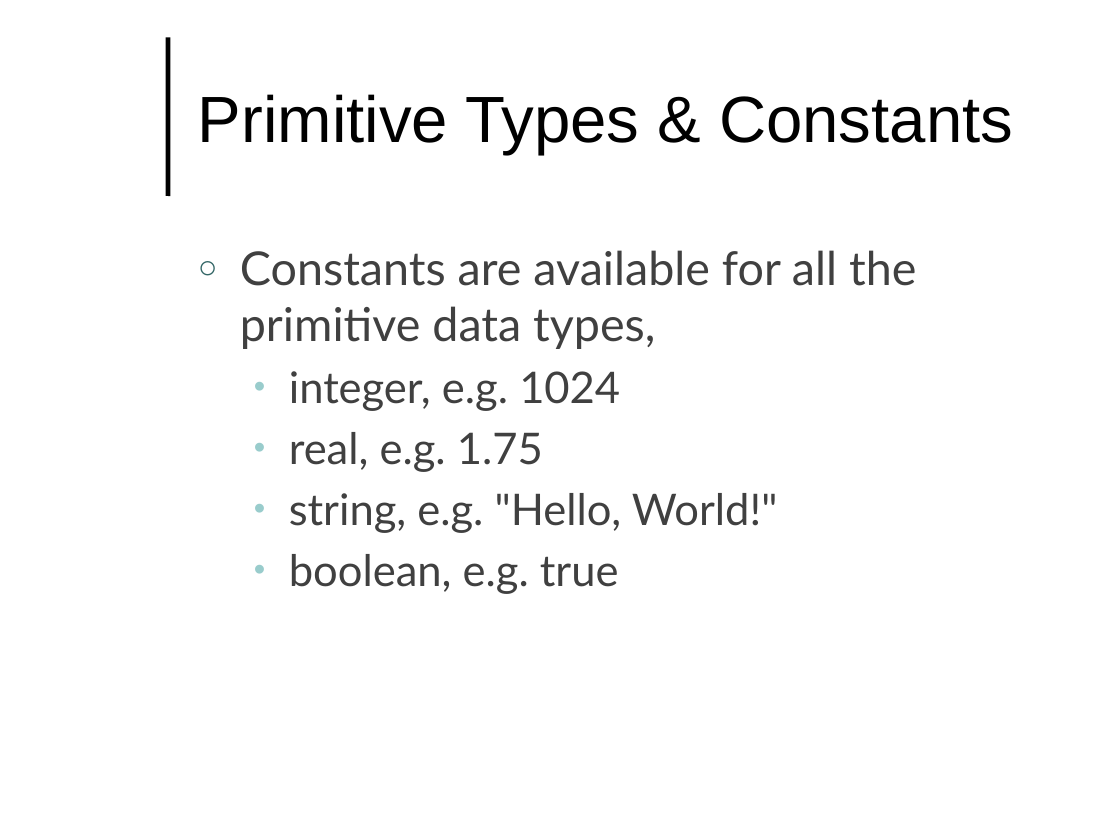
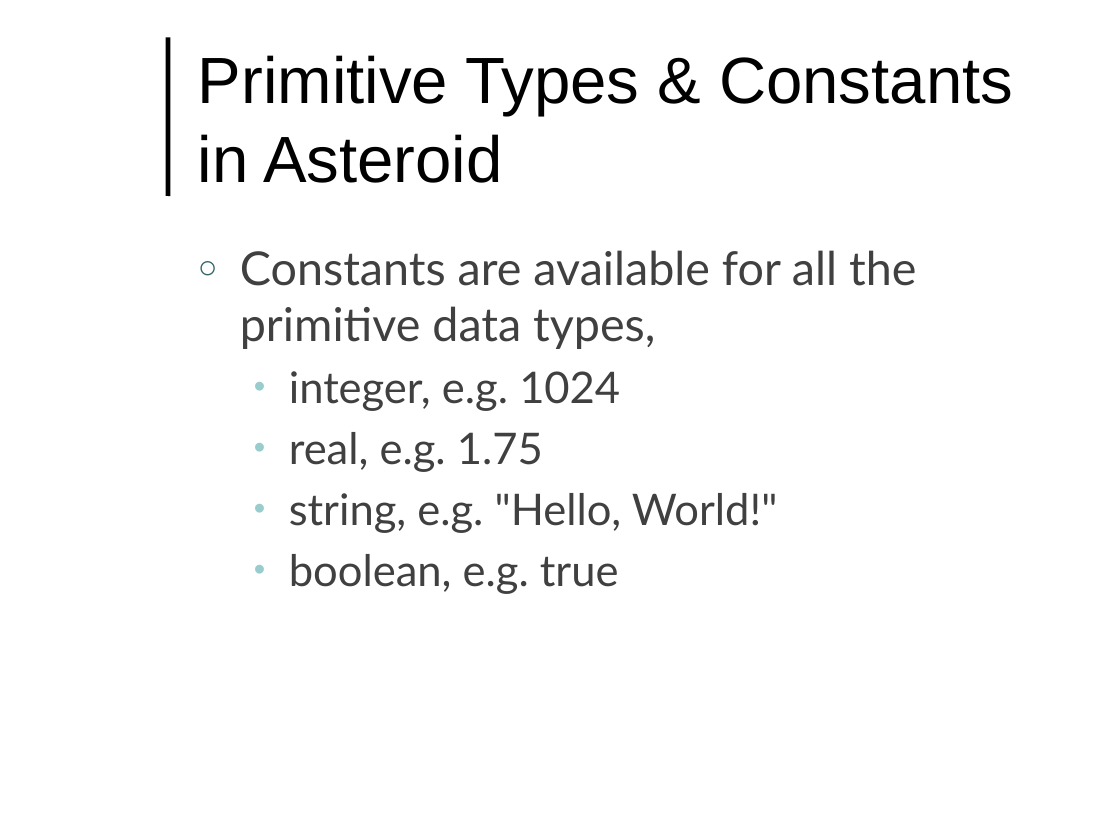
Before and after one commit to lutzhamel/CSC493, a slide deck: slide 21 of notes/csc493-ln002.pptx (slide 4 before the commit). Drawn at 1120x840 pixels with LibreOffice and Linux fonts; fonts in the diff are those of the drawing; background and template pictures are left out. Boxes give left, top, right and bottom in pixels: in the first picture for what was removed or moved away, otherwise in the second. Text is boxed around its words. In the diff, an @@ line names an element or a change of style, - is before the commit and + after.

```diff
--- a/notes/csc493-ln002.pptx
+++ b/notes/csc493-ln002.pptx
@@ title at (198, 55, 1013, 183): text changed @@
-Primitive Types & Constants
+Primitive Types & Constants in Asteroid
```
Also in this commit, not shown: 3 other slides changed, 18 slides added, 1 slide removed, 15 other files.
